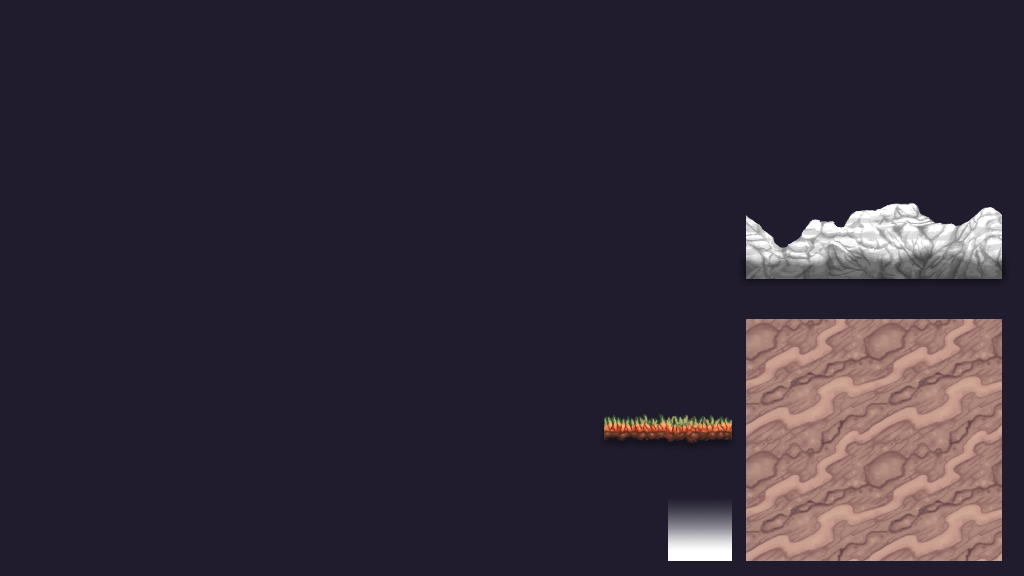
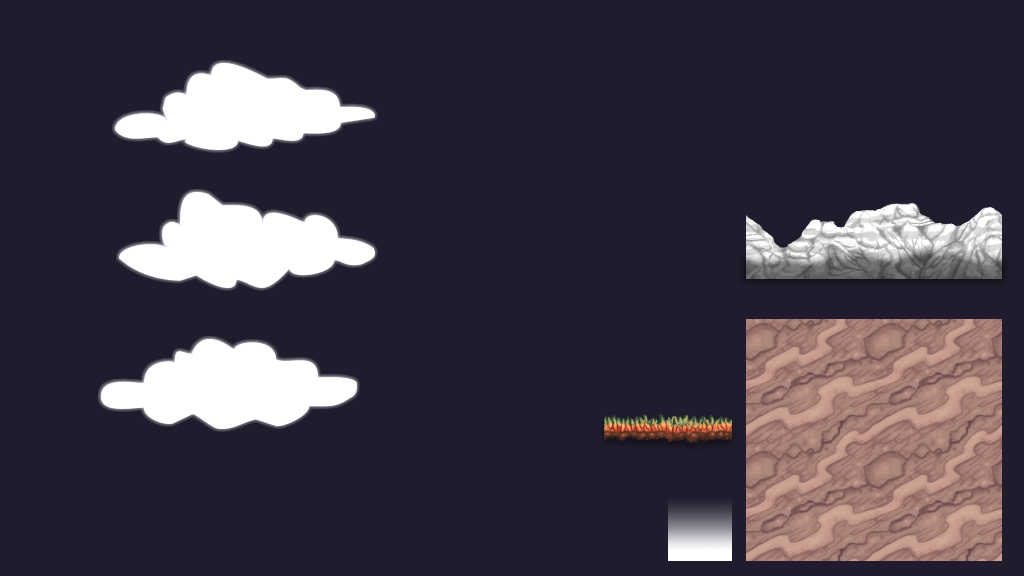
Layered file, before and after one edit (1024px x 576px). Changes by layer:
added group "clouds" with 3 layers above "Rectangle 1" over [101,63,375,429]
added layer "Shape 3" in group "clouds" over [101,339,357,429]
added layer "Shape 2" in group "clouds" over [119,192,375,288]
added layer "Shape 1" in group "clouds" over [115,63,375,150]
